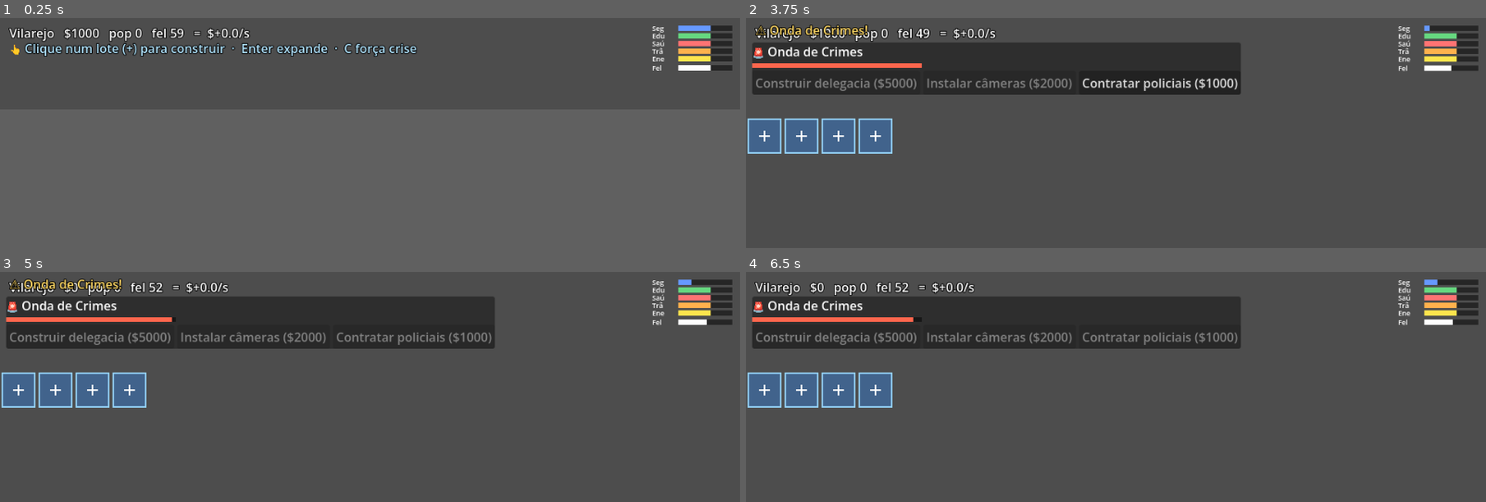
Above: before the commit, frames 1-4 (two rows, left to right).
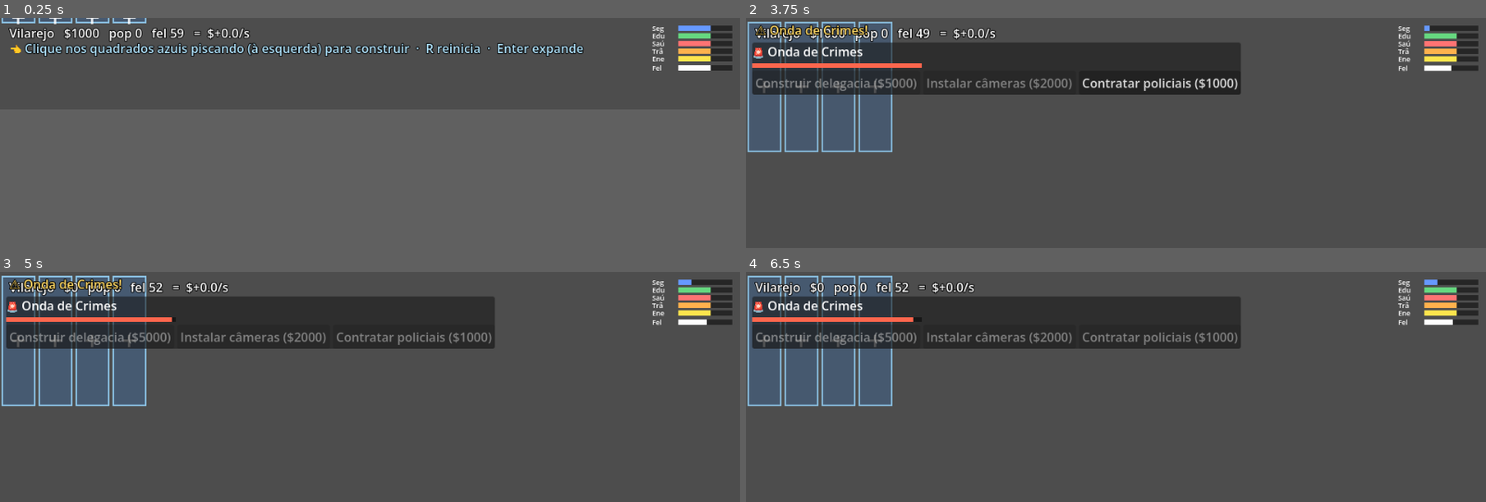
Above: after the commit, the same moments.

Repository: andrewsmedina/yourcity
Game: Godot game, scene res://scenes/main.tscn
The game is run twice, just before and just after one commit, with the same random seed, the same clock (stepped at 60 frames per second) and the same inputs.
Inputs (mouse positions are in pixels of both pictures, inside the frame that each line leads up to):
- Up to frame 1 (0.25 s): no input
- Up to frame 2 (3.75 s): tap Enter at 0.5, 0.6 s; move the mouse to (1278, 59) at 0.52 s; click (1278, 59) at 0.67 s; tap Space at 0.77, 1.25 s; drag from (968, 68) to (1079, 82) at 1.27 s; move the mouse to (1190, 43) at 2.02 s; tap R at 2.1 s; click (1190, 43) at 2.17 s; drag from (1079, 82) to (894, 50) at 2.77 s; move the mouse to (1338, 77) at 3.52 s; tap C at 3.6 s; click (1338, 77) at 3.67 s
- Up to frame 3 (5 s): tap Space at 3.77 s; click "Contratar policiais ($1000)" at 4.25 s
- Up to frame 4 (6.5 s): drag from (894, 304) to (1005, 295) at 5.02 s; move the mouse to (1153, 318) at 5.77 s; tap Enter at 5.85 s; click (1153, 318) at 5.92 s

The runs differ from the first frame. In frame 1, 2.4% of the frame differs, in the area x 0-79%, y 0-17%; in frame 2, 6.1%; in frame 3, 6.0%; in frame 4, 6.2%, in the area x 0-20%, y 1-60%.

Commit message:
Make empty lots full-height and pulsing; dedupe click handler
Starting lots were 4 small markers at the far-left of a 3000px-wide bar,
easy to miss. Draw empty lots as full-height pulsing markers so they're
obvious, point the hint at them, and remove the duplicate _input handler in
BuildOverlay (main._input owns clicks now).

Co-Authored-By: Claude Opus 4.8 (1M context) <noreply@anthropic.com>

Diff:
--- a/scripts/build_overlay.gd
+++ b/scripts/build_overlay.gd
@@ -1,17 +1,14 @@
 extends Control
 
-## Build overlay (#16, #34). Draws a clear "+" marker on every empty buildable
-## lot. Lives on its own CanvasLayer so markers stay bright regardless of the
-## day/night tint.
-##
-## DIAGNOSTIC MODE: clicking an empty lot builds a Residential zone directly,
-## using _input (which sees any click the window receives, bypassing GUI
-## hit-testing) so we can confirm whether clicks reach the game at all on macOS.
-## The zone-picker menu returns once input is confirmed working.
+## Build overlay (#16, #34): draws a clear, pulsing "+" marker on every empty
+## buildable lot so they're impossible to miss in the wide bar. Lives on its own
+## CanvasLayer so markers stay bright regardless of the day/night tint. Click
+## handling lives in main._input.
 
 const PIXEL_SCALE := 3
 
 var _tile_px := 0
+var _t := 0.0
 
 func _ready() -> void:
 	set_anchors_preset(Control.PRESET_FULL_RECT)
@@ -19,32 +16,21 @@
 	_tile_px = CityTiles.TILE * PIXEL_SCALE
 	City.city_changed.connect(queue_redraw)
 
-func _process(_delta: float) -> void:
-	queue_redraw()  # slots unlock as population grows
+func _process(delta: float) -> void:
+	_t += delta
+	queue_redraw()
 
 func _draw() -> void:
 	var sim := City.sim
-	var baseline := size.y
+	var h := size.y
+	var pulse := 0.55 + 0.35 * sin(_t * 4.0)
 	for i in sim.slots.size():
 		if sim.slots[i] != null:
 			continue  # built lots are drawn by the skyline
-		var rect := Rect2(i * _tile_px + 3, baseline - _tile_px, _tile_px - 6, _tile_px - 4)
-		draw_rect(rect, Color(0.2, 0.5, 0.85, 0.45), true)
-		draw_rect(rect, Color(0.6, 0.85, 1.0, 0.95), false, 2.0)
+		# Full-height marker so it's easy to see and click in the thin bar.
+		var rect := Rect2(i * _tile_px + 3, 6.0, _tile_px - 6, h - 12.0)
+		draw_rect(rect, Color(0.2, 0.5, 0.85, 0.30 * pulse), true)
+		draw_rect(rect, Color(0.6, 0.85, 1.0, pulse), false, 2.0)
 		var c := rect.get_center()
-		draw_line(c - Vector2(7, 0), c + Vector2(7, 0), Color.WHITE, 2.0)
-		draw_line(c - Vector2(0, 7), c + Vector2(0, 7), Color.WHITE, 2.0)
-
-func _input(event: InputEvent) -> void:
-	if not (event is InputEventMouseButton and event.pressed
-			and event.button_index == MOUSE_BUTTON_LEFT):
-		return
-	if not City.sim.active_crises().is_empty():
-		return  # let the crisis panel handle clicks
-	var slot := int(event.position.x / _tile_px)
-	print("[build] click at ", event.position, " -> slot ", slot)
-	if slot < 0 or slot >= City.sim.slots.size() or City.sim.slots[slot] != null:
-		print("[build] slot ", slot, " not buildable (locked or occupied)")
-		return
-	var ok := City.build(CitySim.Zone.RESIDENTIAL, slot)
-	print("[build] build residential in slot ", slot, " -> ", ok)
+		draw_line(c - Vector2(8, 0), c + Vector2(8, 0), Color(1, 1, 1, pulse), 3.0)
+		draw_line(c - Vector2(0, 8), c + Vector2(0, 8), Color(1, 1, 1, pulse), 3.0)
--- a/scripts/hud.gd
+++ b/scripts/hud.gd
@@ -22,7 +22,7 @@
 	_hint.add_theme_color_override("font_color", Color(0.7, 0.9, 1.0))
 	_hint.add_theme_color_override("font_outline_color", Color.BLACK)
 	_hint.add_theme_constant_override("outline_size", 4)
-	_hint.text = "👆 Clique num lote (+) para construir  ·  Enter expande  ·  C força crise"
+	_hint.text = "👈 Clique nos quadrados azuis piscando (à esquerda) para construir  ·  R reinicia  ·  Enter expande"
 	add_child(_hint)
 
 func _process(_delta: float) -> void:
